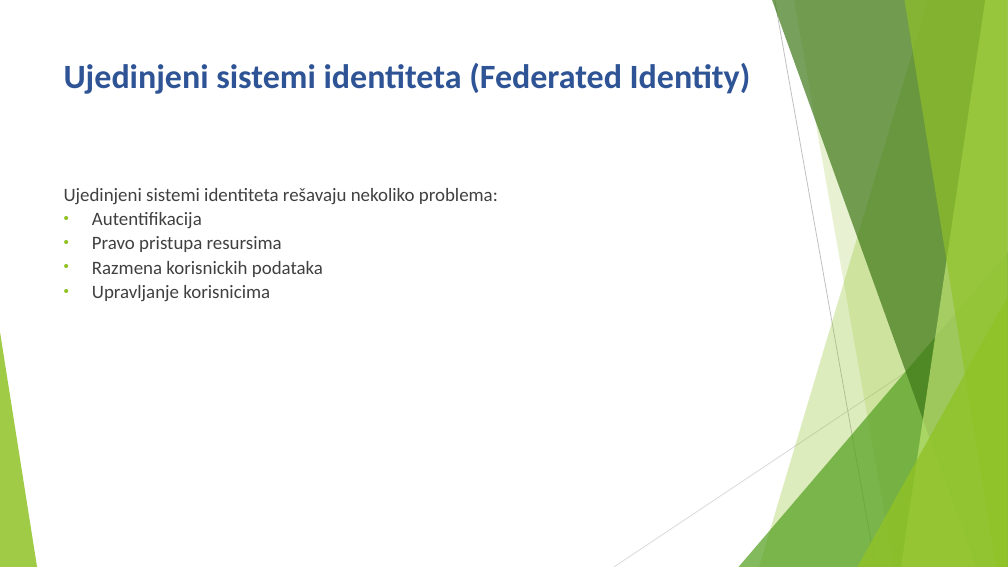
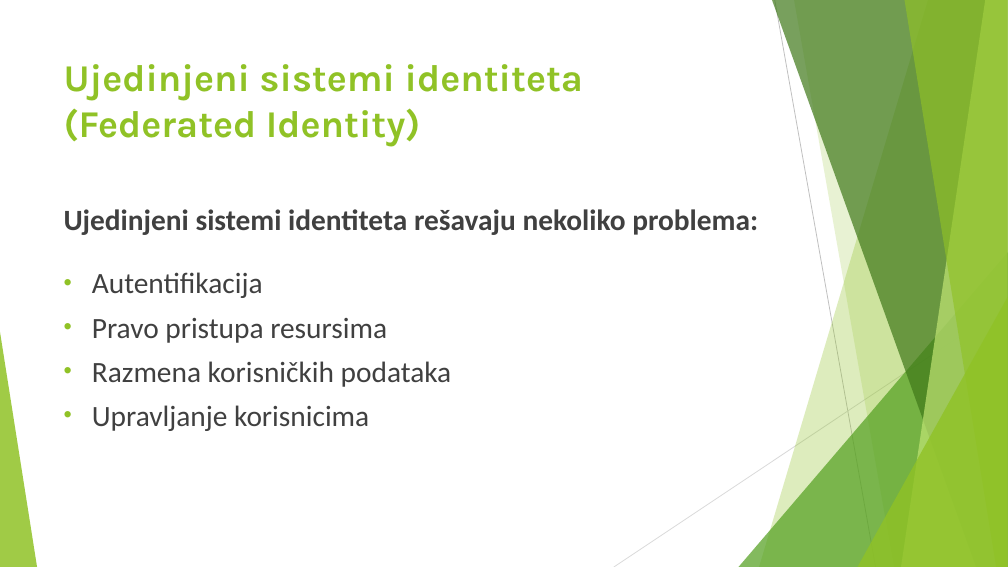
Before and after one commit to enimenss/IdentityServer4AndOAuth2, a slide deck: slide 4 of SSOPresentation.pptx (slide 2 before the commit). Drawn at 1008x567 pixels with LibreOffice and Linux fonts; fonts in the diff are those of the drawing. Boxes give left, top, right and bottom in pixels: in the first picture for what was removed or moved away, otherwise in the second. Text is boxed around its words. In the diff, an @@ line names an element or a change of style, - is before the commit and + after.

```diff
--- a/SSOPresentation.pptx
+++ b/SSOPresentation.pptx
@@ title "Ujedinjeni sistemi identiteta (Federated Identity)" at box(64, 64, 583, 146): size 32.4 to 36 pt, font Calibri to Karla, text colour #2F5496 to #90C226 @@
@@ text "Ujedinjeni sistemi identiteta rešavaju nekoliko ...": place and size @@
-text "Ujedinjeni sistemi identiteta rešavaju nekoliko ..." at box(64, 188, 498, 301)
+text "Ujedinjeni sistemi identiteta rešavaju nekoliko ..." at box(64, 209, 758, 431)
@@ text at box(64, 209, 758, 431): size 18 to 28 pt in "Ujedinjeni sistemi identiteta rešavaju nekoliko problema:", "Autentifikacija", "Pravo pristupa resursima", "Upravljanje korisnicima"; bold on in "Ujedinjeni sistemi identiteta rešavaju nekoliko problema:"; more space between paragraphs @@
@@ text at box(92, 361, 452, 387): text changed; size 18 to 28 pt @@
-• Razmena korisnickih podataka
+• Razmena korisničkih podataka
```
Also in this commit, not shown: 20 other slides changed, 1 slide removed, 1 other file.
